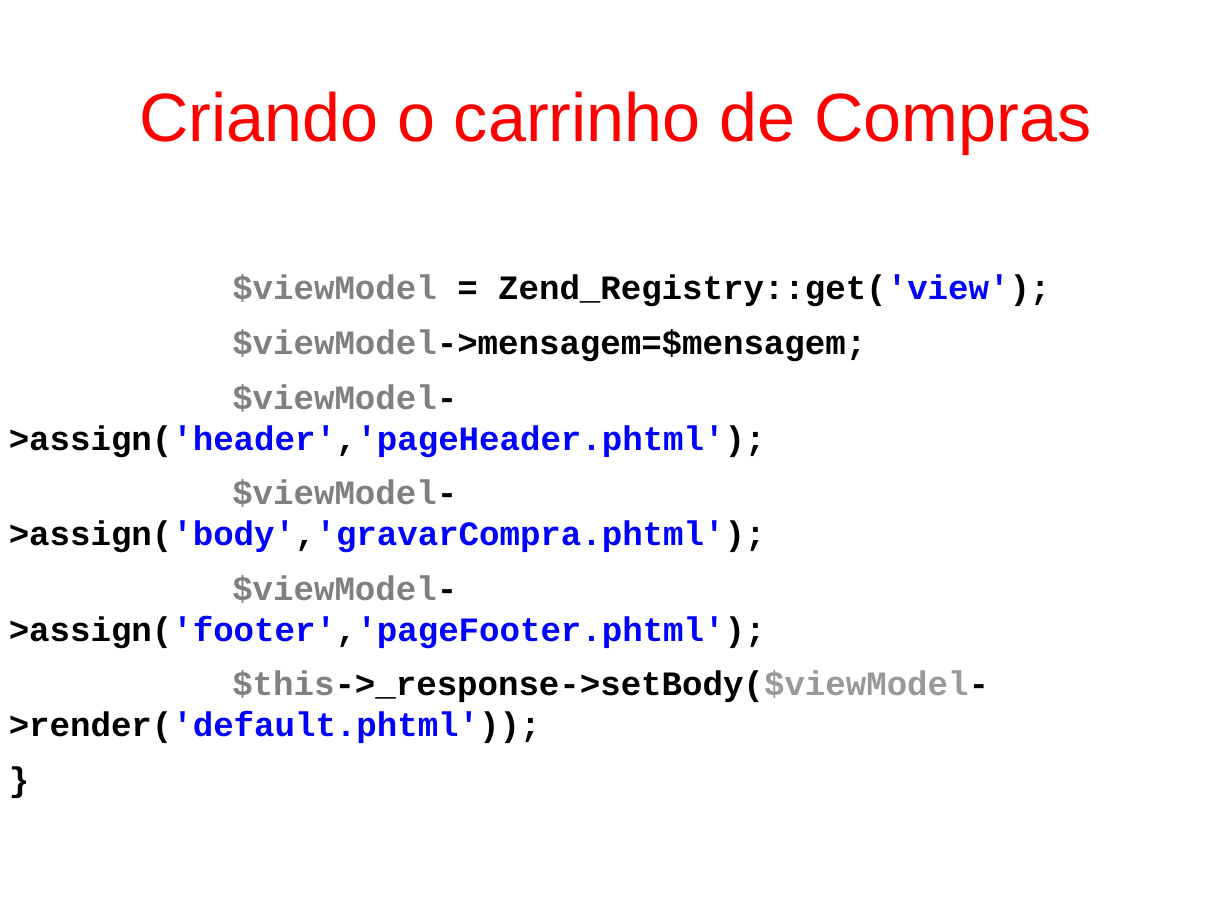
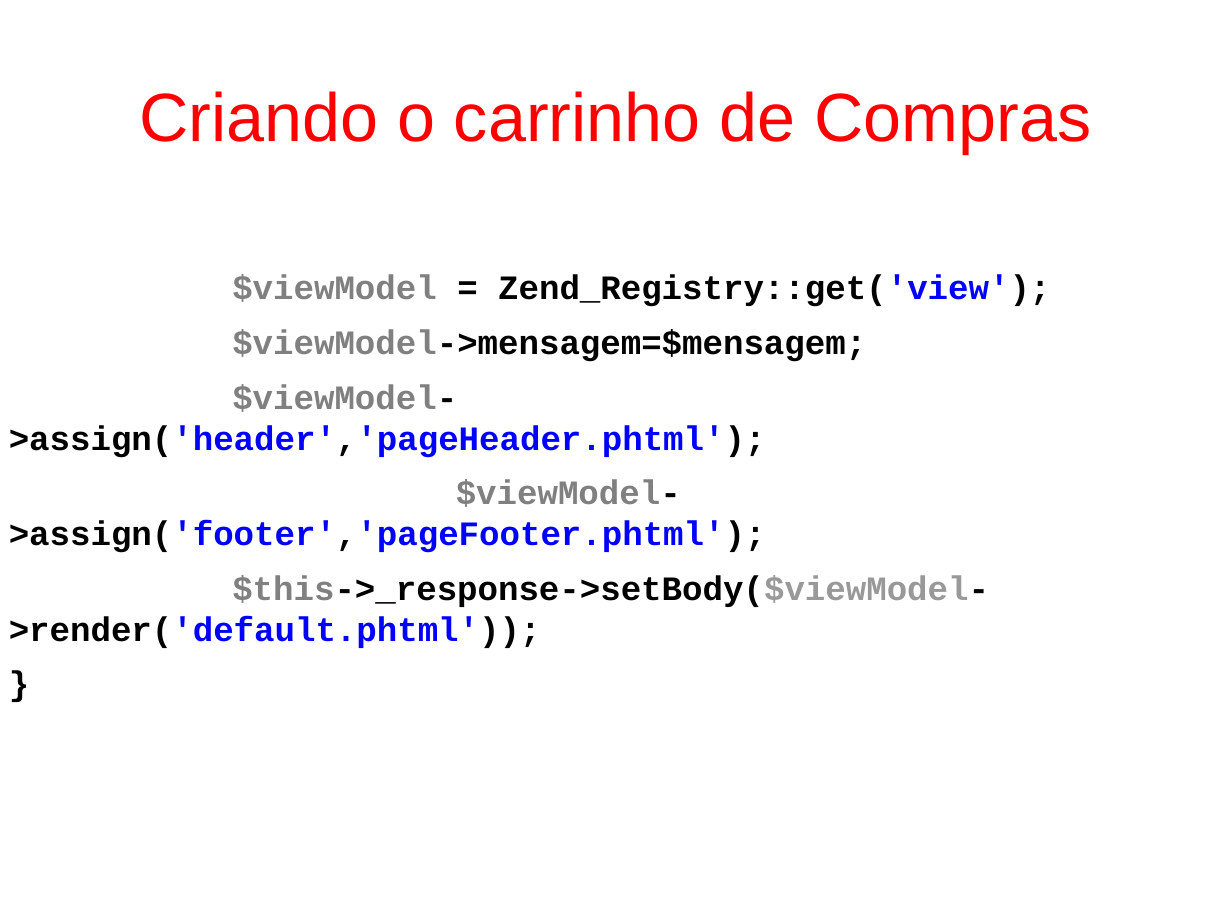
Before and after one commit to fgsl/lojasacme, a slide deck: slide 129 of docs/tutorial.odp. Drawn at 1232x924 pixels with LibreOffice and Linux fonts; fonts in the diff are those of the drawing. Boxes give left, top, right and bottom in pixels: in the first picture for what was removed or moved away, otherwise in the second. Text is boxed around its words. In the diff, an @@ line names an element or a change of style, - is before the commit and + after.

Commit message:
Remover atribuições da variável body #23

```diff
--- a/docs/tutorial.odp
+++ b/docs/tutorial.odp
@@ text at (x1=9, y1=479, x2=766, y2=553): paragraph removed @@
-$viewModel->assign('body','gravarCompra.phtml');
```
Also in this commit, not shown: 10 other slides changed.
